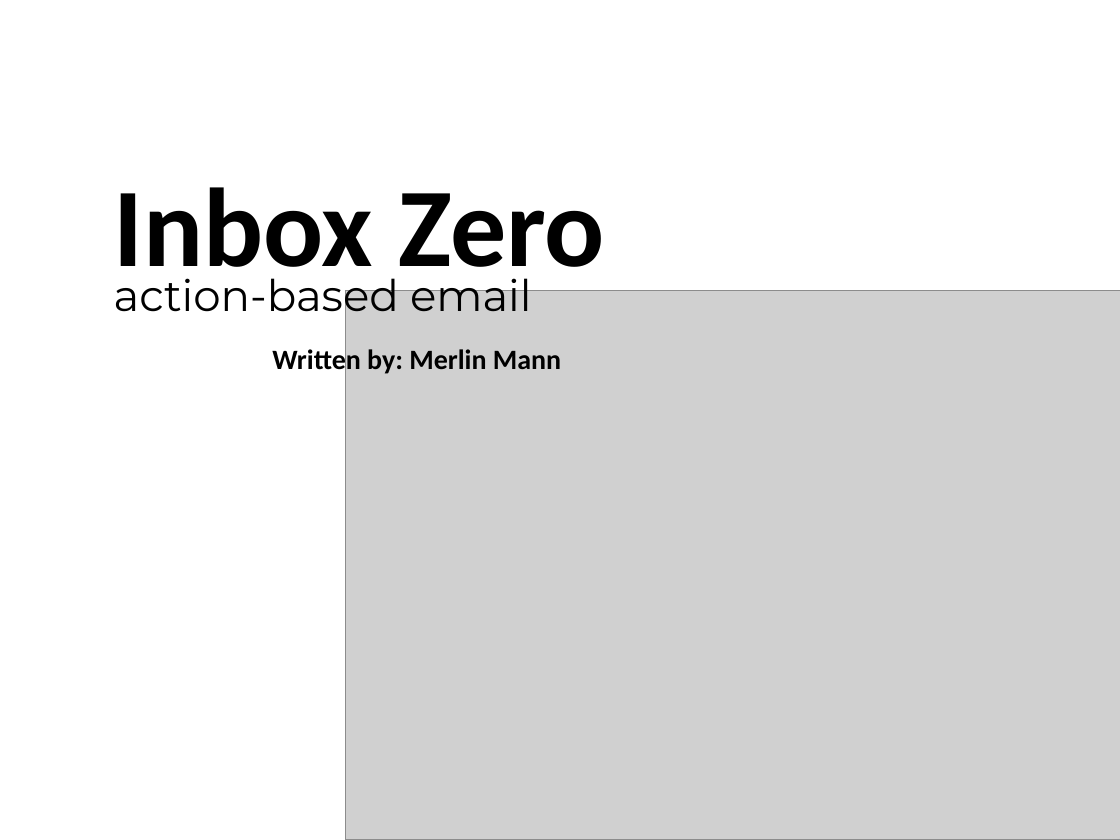
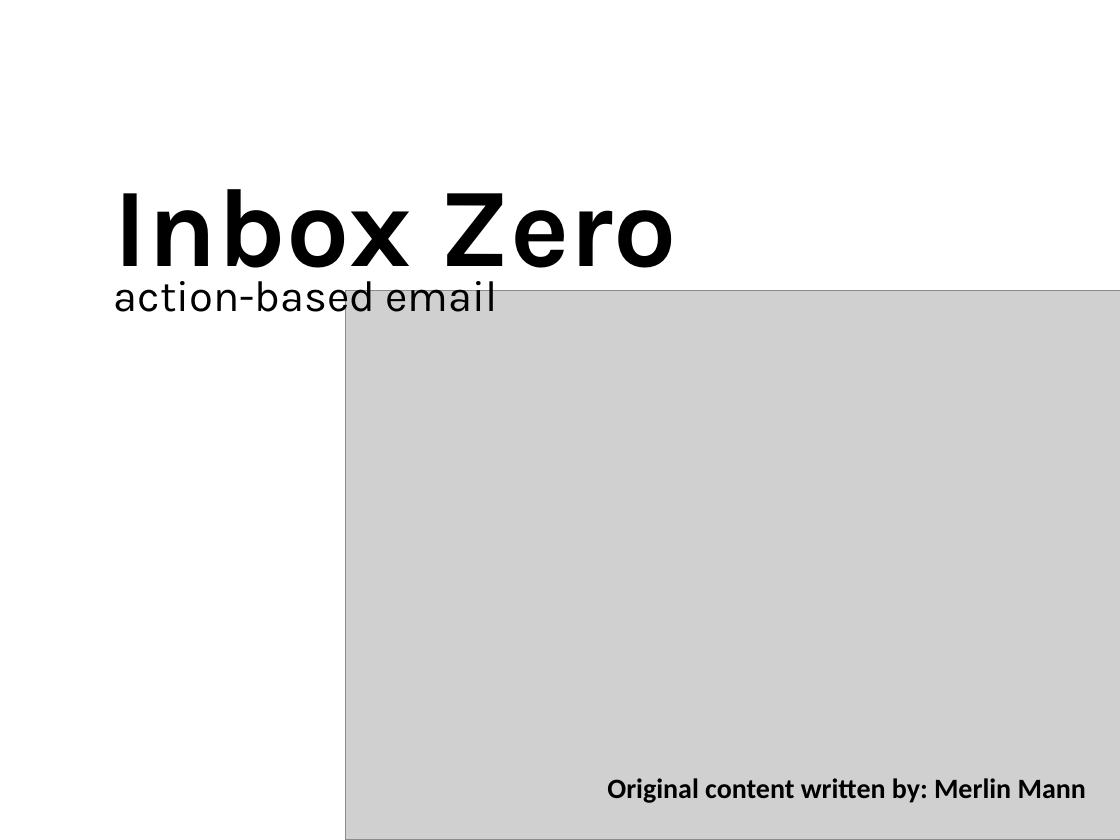
Before and after one commit to JaySmith-zz/Presentations, a slide deck: slide 1 of Inbox Zero - PMO Learning Session.pptx. Drawn at 1120x840 pixels with LibreOffice and Linux fonts; fonts in the diff are those of the drawing; grey boxes stand for pictures. Boxes give left, top, right and bottom in pixels: in the first picture for what was removed or moved away, otherwise in the second. Text is boxed around its words. In the diff, an @@ line names an element or a change of style, - is before the commit and + after.

```diff
--- a/Inbox Zero - PMO Learning Session.pptx
+++ b/Inbox Zero - PMO Learning Session.pptx
@@ text "Inbox Zero" at (114, 189, 677, 293): font Calibri to Karla @@
@@ text "action-based email" at (114, 272, 498, 323): font Montserrat to Karla @@
@@ text at (607, 778, 1086, 803): text changed @@
-Written by: Merlin Mann
+Original content written by: Merlin Mann
```
Also in this commit, not shown: 4 slides added, 1 slide removed, 18 other files.
